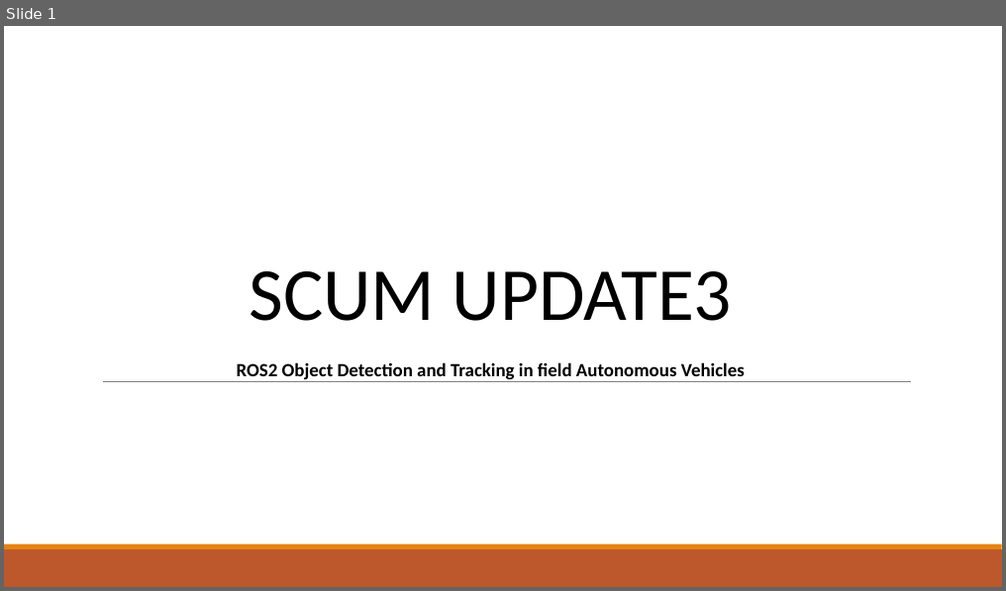
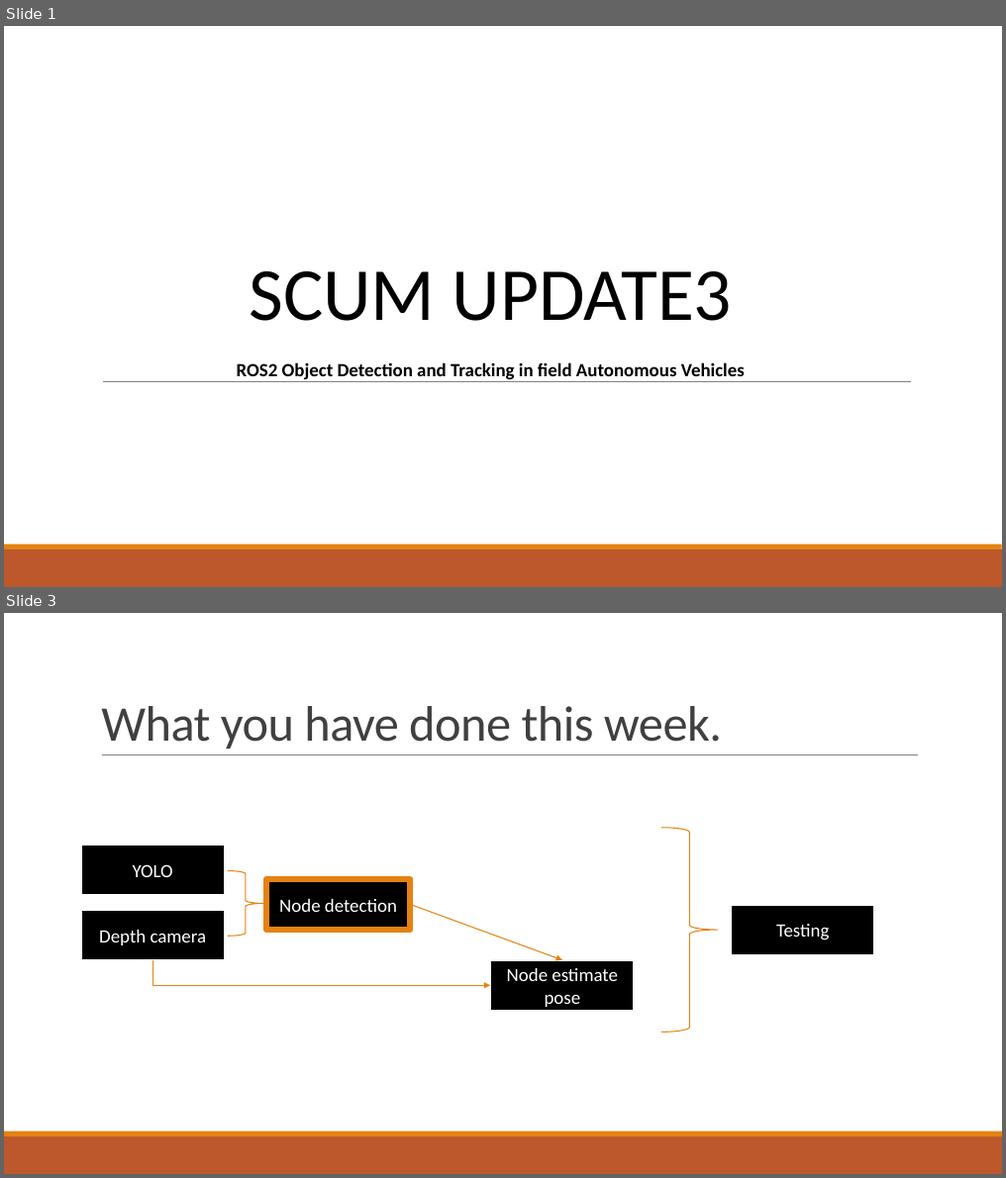
Before and after one commit to pound03/FRA361-ROBOTICS-STUDIO-IV-OPEN-TOPICS, a slide deck: doc/scrum/scrum2/scurm 3.pptx. Shown one above the other, each under a label of ours: slide 1 before the commit, slides 1 and 3 after it; the slides between them are not shown. The pictures are 1006x591 and 1006x1178 pixels, drawn with LibreOffice and Linux fonts; fonts in the diff are those of the drawing. Boxes give left, top, right and bottom in pixels: in the first picture for what was removed or moved away, otherwise in the second. Text is boxed around its words. In the diff, an @@ line names an element or a change of style, - is before the commit and + after.

```diff
--- a/doc/scrum/scrum2/scurm 3.pptx
+++ b/doc/scrum/scrum2/scurm 3.pptx
@@ slide 3 added at (x1=4, y1=613, x2=1002, y2=1174), background #FFFFFF; not listed: 2 template elements that a slide beside it also shows @@
@@ title added at (x1=101, y1=706, x2=722, y2=749), 48 pt, text #404040 @@
+What you have done this week.
@@ line added from (102, 756) to (918, 756), #808080 0.5 pt @@
@@ rectangle added at (x1=81, y1=845, x2=225, y2=896), fill #000000, outline #FFFFFF 2 pt, 18 pt, text #FFFFFF @@
+YOLO
@@ right brace added at (x1=662, y1=828, x2=718, y2=1032), outline #E48312 1 pt @@
@@ right brace added at (x1=228, y1=871, x2=263, y2=937), outline #E48312 1 pt @@
@@ rectangle added at (x1=266, y1=879, x2=411, y2=931), fill #000000, outline #FFFFFF 2 pt, 18 pt, text #FFFFFF @@
+Node detection
@@ rectangle added at (x1=266, y1=879, x2=411, y2=931), outline #E48312 6 pt @@
@@ arrow added from (411, 905) to (562, 960), #E48312 1 pt @@
@@ rectangle added at (x1=731, y1=905, x2=874, y2=956), fill #000000, outline #FFFFFF 2 pt, 18 pt, text #FFFFFF @@
+Testing
@@ rectangle added at (x1=81, y1=910, x2=225, y2=961), fill #000000, outline #FFFFFF 2 pt, 18 pt, text #FFFFFF @@
+Depth camera
@@ elbow arrow added from (152, 960) to (491, 986), #E48312 1 pt @@
@@ rectangle added at (x1=491, y1=960, x2=635, y2=1011), fill #000000, outline #FFFFFF 2 pt, 18 pt, text #FFFFFF @@
+Node estimate pose
```
Also in this commit, not shown: 1 slide changed, 11 other slides added, 3 slides removed, 2 other files.
